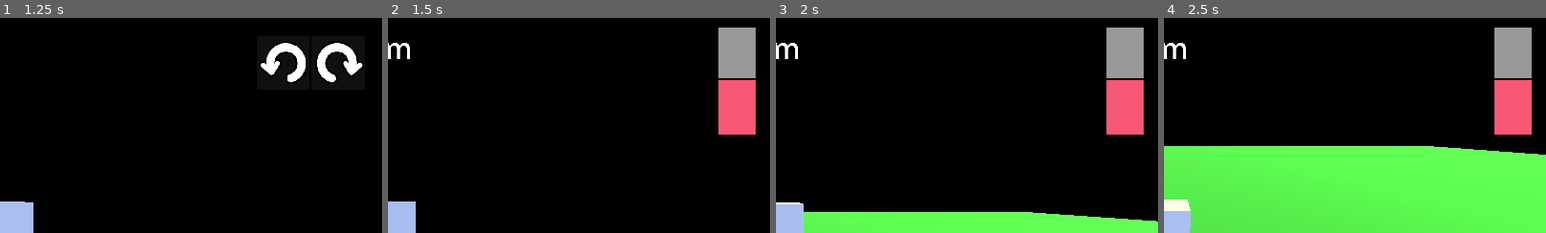
Above: before the commit, frames 1-4 (left to right).
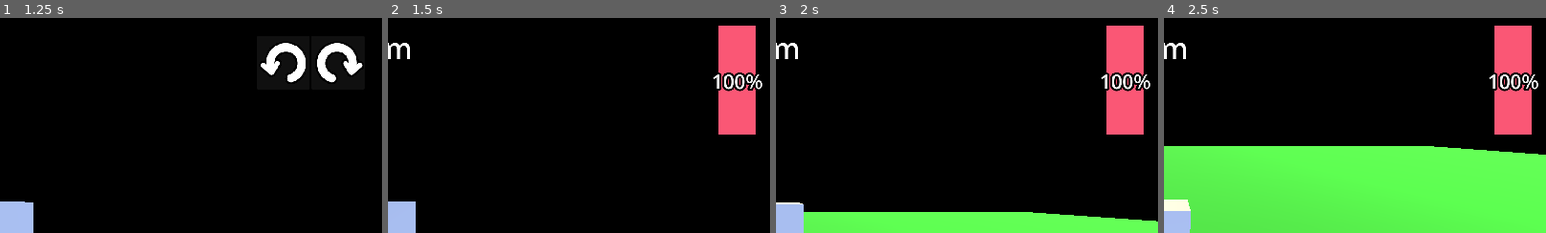
Above: after the commit, the same moments.

Repository: SuperGoon97/CAPJam2025
Game: Godot game, scene res://Scenes/Core/GameCore/game_core.tscn
The game is run twice, just before and just after one commit, with the same random seed, the same clock (stepped at 60 frames per second) and the same inputs. The engine's default icon, where the game draws it, is replaced by a stand-in: a white triangle on a blue panel in a dark square.
Inputs (mouse positions are % of the whole screen's width and height, from its top left):
- Up to frame 1 (1.25 s): move the mouse to (72, 45) at 0.52 s; hold Right (Right) from 0.53 s (still down); click (72, 45) at 0.67 s
- Up to frame 2 (1.5 s): release Right (Right) at 1.25 s; click "READY?" at 1.25 s
- Up to frame 3 (2 s): no input
- Up to frame 4 (2.5 s): move the mouse to (30, 55) at 2.02 s; hold Down (Down) from 2.03 s (still down)
The pictures show only the part of the screen within x 50-100%, y 1-51%; the shares and areas given below are measured in that part.

Frame 1 is identical in both runs. In frame 2, 2.9% of the frame differs, in the area x 85-98%, y 3-35%; in frame 3, 2.9%; in frame 4, 2.9%.
Error before the commit: Invalid access to property or key 'rocket_' on a base object of type 'Node (SignalBus)'. (res://Scripts/UI/Game/fuel_progress_bar.gd:6)

Commit message:
changes to fuel thing

Diff:
--- a/template/Scenes/UI/ui_inGame.tscn
+++ b/template/Scenes/UI/ui_inGame.tscn
@@ -66,5 +66,4 @@
 theme_override_styles/fill = SubResource("StyleBoxFlat_vhgnh")
 value = 50.0
 fill_mode = 3
-show_percentage = false
 script = ExtResource("2_vhgnh")
--- a/template/Scripts/UI/Game/fuel_progress_bar.gd
+++ b/template/Scripts/UI/Game/fuel_progress_bar.gd
@@ -1,6 +1,12 @@
 extends ProgressBar
 
+@onready var rocket_root:RocketRoot = get_tree().get_first_node_in_group("ShipRoot")
 
 # Called when the node enters the scene tree for the first time.
 func _ready() -> void:
-	GVar.signal_bus.rocket_
+	GVar.signal_bus.rocket_fuel_changed.connect(_onFuelChanged)
+	value = 100
+
+func _onFuelChanged(current_fuel:float,fuel_percent:float):
+	value = fuel_percent * 100
+	print ("This function is working")
